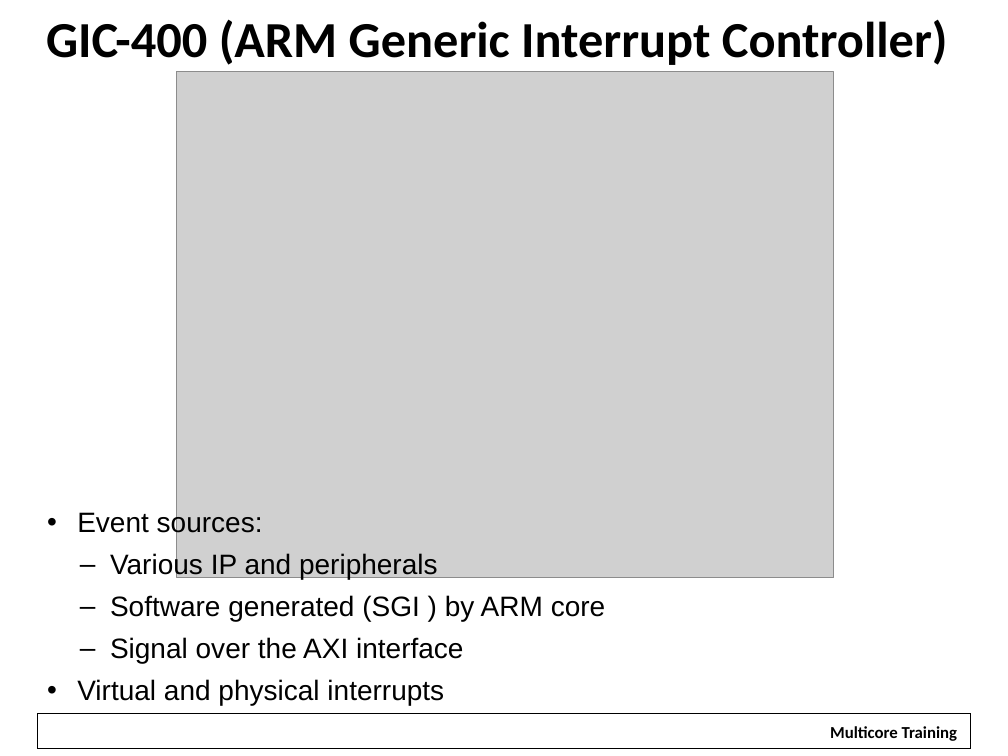
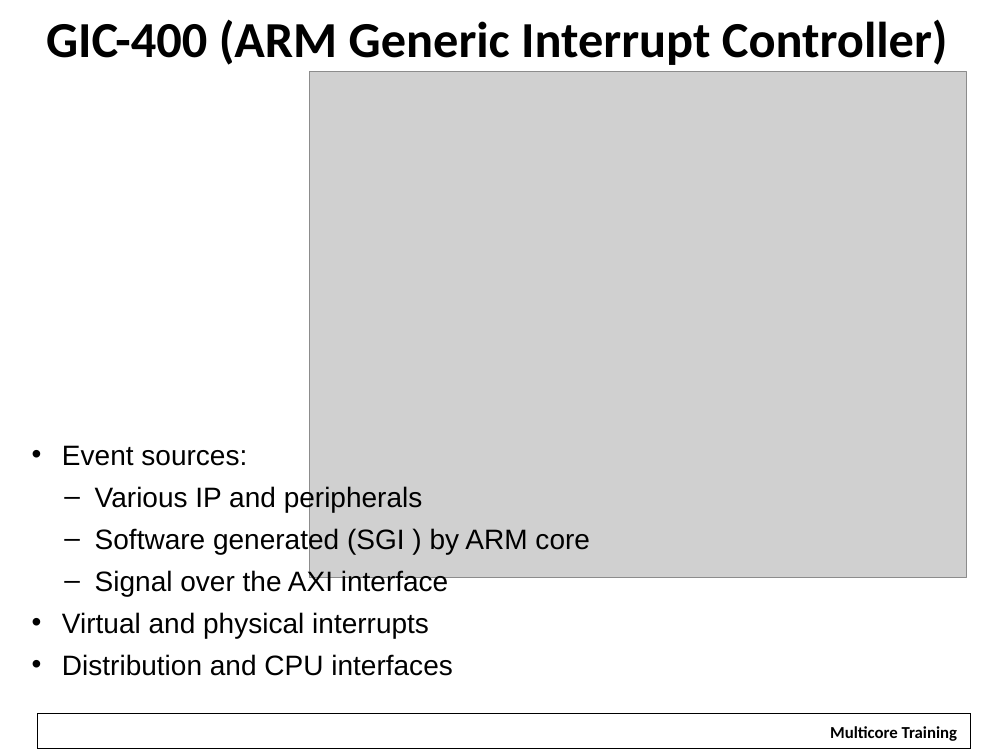
Before and after one commit to hari1989/keystone-workshop, a slide deck: slide 37 of preliminary/Working/presentations/KeyStoneII ARM Overview.pptx. Drawn at 1008x756 pixels with LibreOffice and Linux fonts; fonts in the diff are those of the drawing; grey boxes stand for pictures; background and template pictures are left out. Boxes give left, top, right and bottom in pixels: in the first picture for what was removed or moved away, otherwise in the second. Text is boxed around its words. In the diff, an @@ line names an element or a change of style, - is before the commit and + after.

```diff
--- a/preliminary/Working/presentations/KeyStoneII ARM Overview.pptx
+++ b/preliminary/Working/presentations/KeyStoneII ARM Overview.pptx
@@ picture: place and size @@
-picture at <box>176,72,834,578</box>
+picture at <box>309,72,967,578</box>
@@ text "Event sources:": place and size @@
-text "Event sources:" at <box>77,510,606,706</box>
+text "Event sources:" at <box>62,445,590,676</box>
@@ text at <box>62,654,452,676</box>: paragraph added @@
+• Distribution and CPU interfaces
```
Also in this commit, not shown: 1 other slide changed, 1 slide added.
